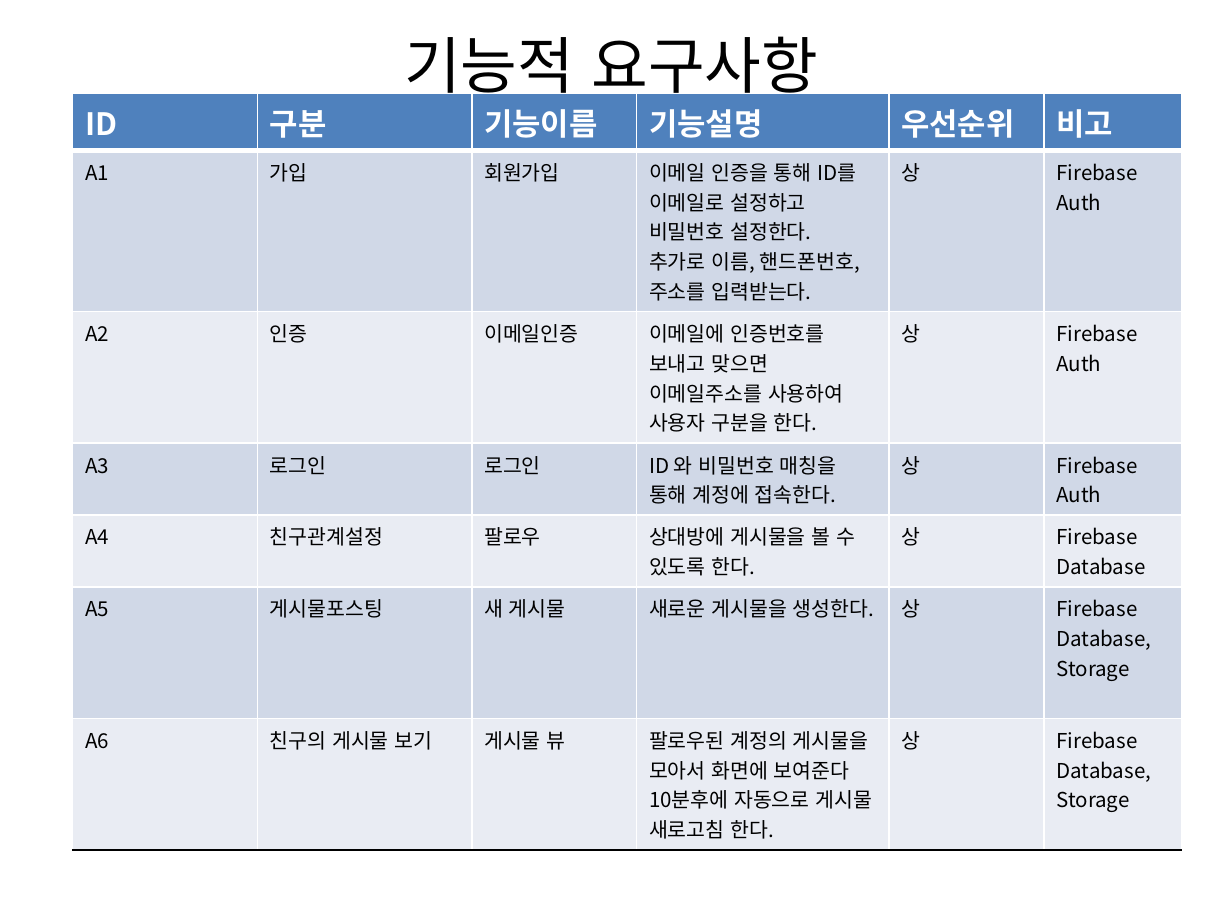
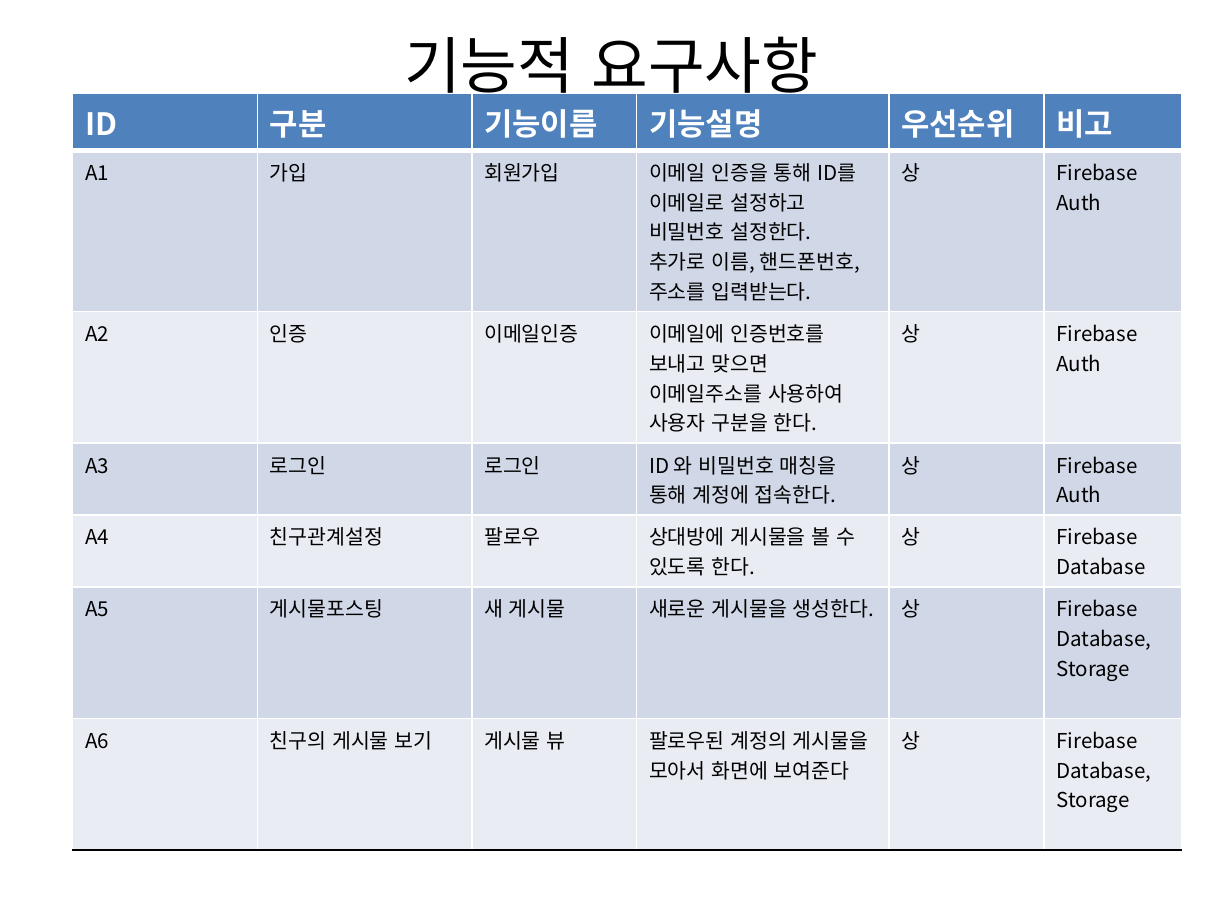
Before and after one commit to gestgest/snsProject, a slide deck: slide 5 of document/요구사항 명세서.pptx. Drawn at 1232x924 pixels with LibreOffice and Linux fonts; fonts in the diff are those of the drawing. Boxes give left, top, right and bottom in pixels: in the first picture for what was removed or moved away, otherwise in the second. Text is boxed around its words. In the diff, an @@ line names an element or a change of style, - is before the commit and + after.

```diff
--- a/document/요구사항 명세서.pptx
+++ b/document/요구사항 명세서.pptx
@@ table at (x1=73, y1=94, x2=1181, y2=816) @@
-row 7, column 4: 팔로우된 계정의 게시물을 모아서 화면에 보여준다 / 10분후에 자동으로 게시물 새로고침 한다.
+row 7, column 4: 팔로우된 계정의 게시물을 모아서 화면에 보여준다
```
Also in this commit, not shown: 2 other slides changed, 1 other file.
